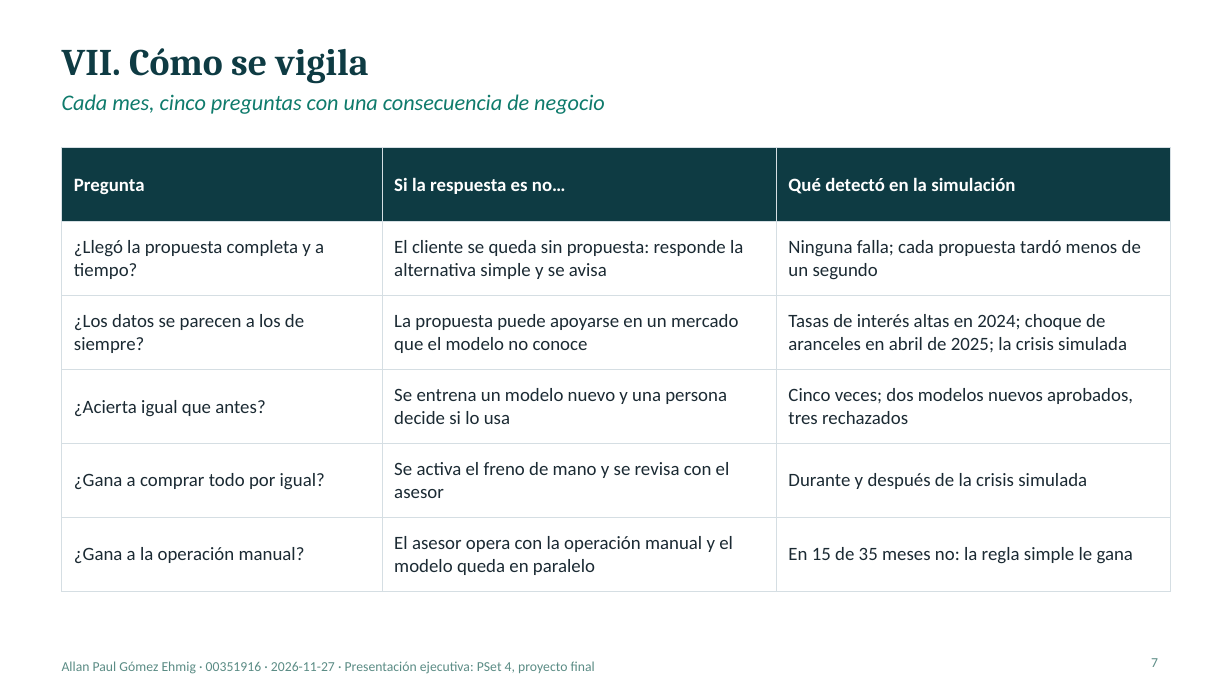
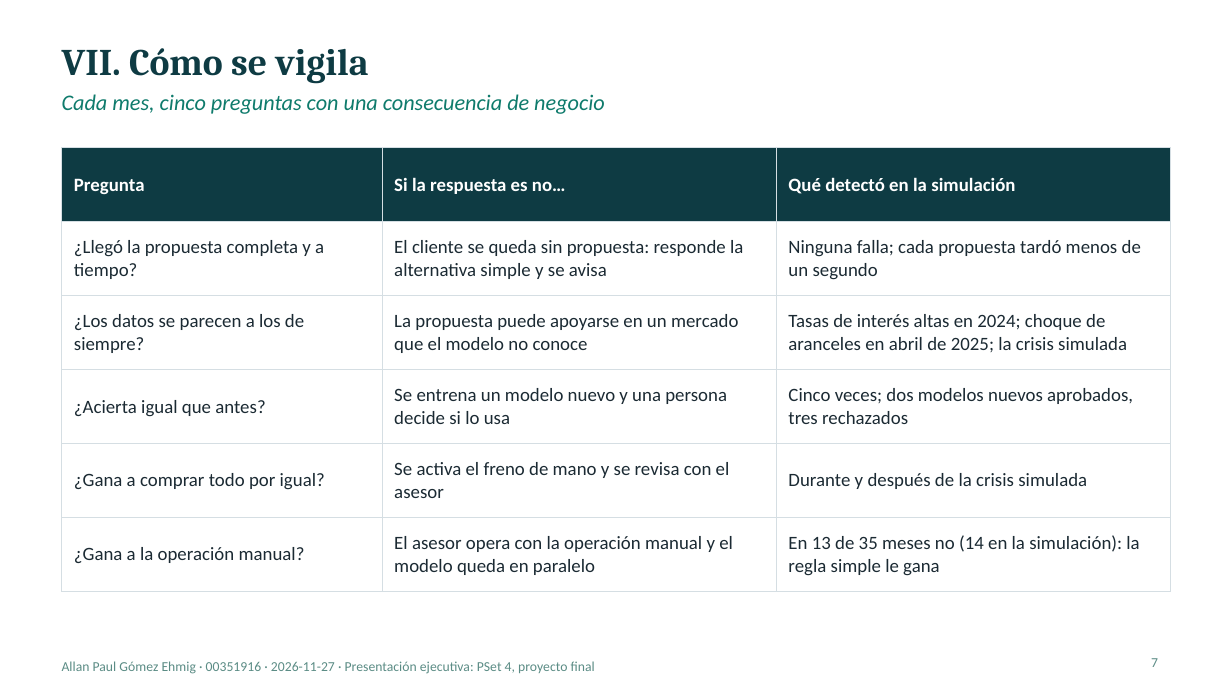
Before and after one commit to VirtualZen/data-science-end-to-end, a slide deck: slide 7 of psets/proyecto/docs/PSet4_presentacion_Gomez_Ehmig.pptx. Drawn at 1232x693 pixels with LibreOffice and Linux fonts; fonts in the diff are those of the drawing. Boxes give left, top, right and bottom in pixels: in the first picture for what was removed or moved away, otherwise in the second. Text is boxed around its words. In the diff, an @@ line names an element or a change of style, - is before the commit and + after.

```diff
--- a/psets/proyecto/docs/PSet4_presentacion_Gomez_Ehmig.pptx
+++ b/psets/proyecto/docs/PSet4_presentacion_Gomez_Ehmig.pptx
@@ table at <box>62,148,1170,580</box> @@
-row 6, column 3: En 15 de 35 meses no: la regla simple le gana
+row 6, column 3: En 13 de 35 meses no (14 en la simulación): la regla simple le gana
```
Also in this commit, not shown: 3 other slides changed, 52 other files.
